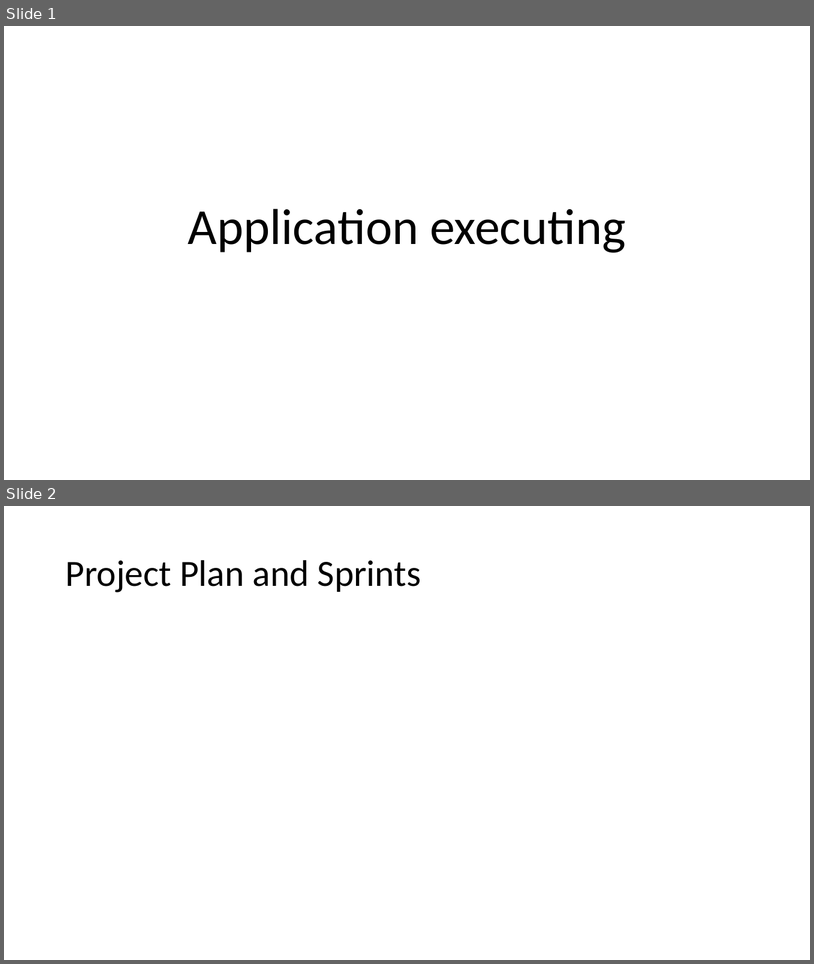
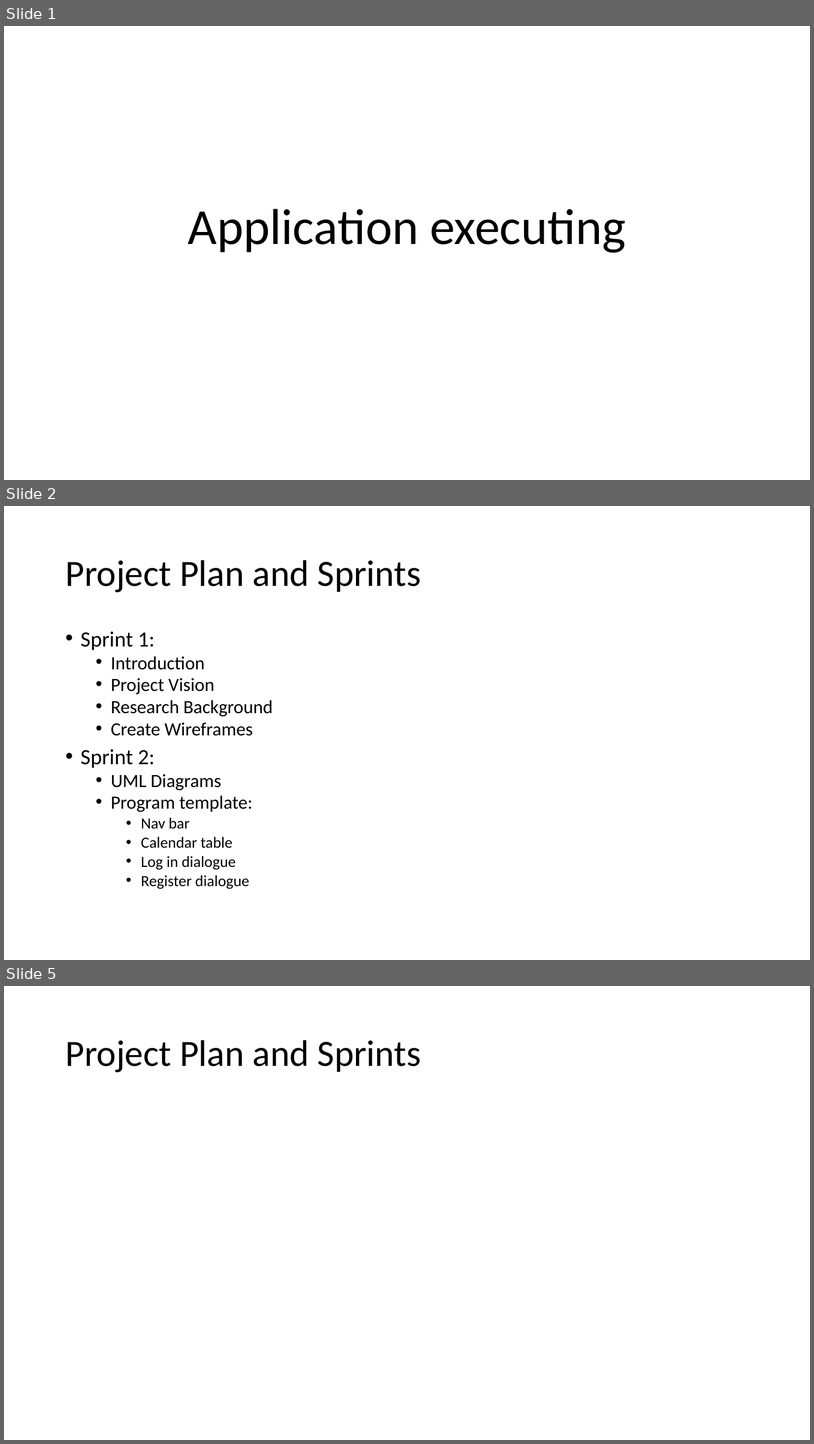
Before and after one commit to LukaWG/COMP1004, a slide deck: Documents/Presentation.pptx. Shown one above the other, each under a label of ours: slides 1 and 2 before the commit, slides 1, 2 and 5 after it; the slides between them are not shown. The pictures are 814x964 and 814x1444 pixels, drawn with LibreOffice and Linux fonts; fonts in the diff are those of the drawing. Boxes give left, top, right and bottom in pixels: in the first picture for what was removed or moved away, otherwise in the second. Text is boxed around its words. In the diff, an @@ line names an element or a change of style, - is before the commit and + after.

```diff
--- a/Documents/Presentation.pptx
+++ b/Documents/Presentation.pptx
@@ slide 2 added at (x1=4, y1=506, x2=810, y2=960), background #FFFFFF @@
@@ title added at (x1=65, y1=560, x2=422, y2=592), 44 pt, text #000000 @@
+Project Plan and Sprints
@@ text added at (x1=81, y1=631, x2=273, y2=889), 22.2 pt, text #000000 @@
+• Sprint 1:
+  • Introduction
+  • Project Vision
+  • Research Background
+  • Create Wireframes
+• Sprint 2:
+  • UML Diagrams
+  • Program template:
+    • Nav bar
+    • Calendar table
+    • Log in dialogue
+    • Register dialogue
@@ what was slide 2 is now slide 5 @@
```
Also in this commit, not shown: 1 slide changed, 2 other slides added, 1 other file.
